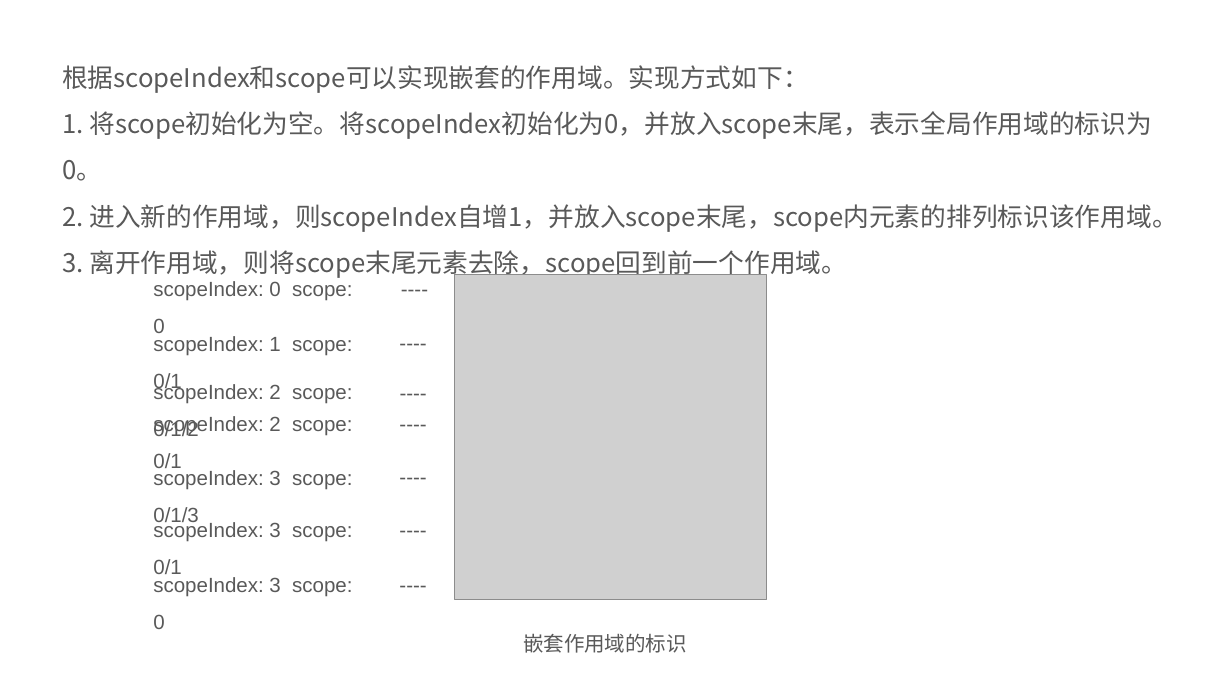
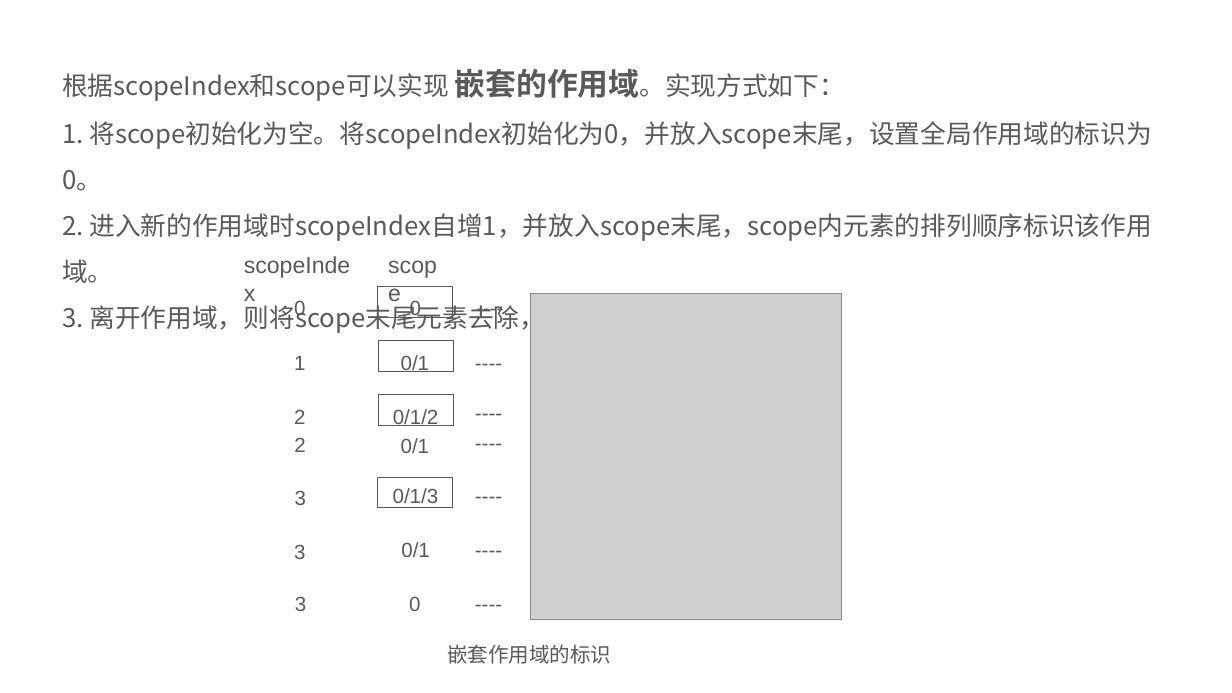
Before and after one commit to kkli28/cc, a slide deck: slide 14 of 论文相关/答辩ppt.pptx (slide 12 before the commit). Drawn at 1232x693 pixels with LibreOffice and Linux fonts; fonts in the diff are those of the drawing; grey boxes stand for pictures. Boxes give left, top, right and bottom in pixels: in the first picture for what was removed or moved away, otherwise in the second. Text is boxed around its words. In the diff, an @@ line names an element or a change of style, - is before the commit and + after.

```diff
--- a/论文相关/答辩ppt.pptx
+++ b/论文相关/答辩ppt.pptx
@@ text at (x1=62, y1=69, x2=1152, y2=283): text changed @@
-根据scopeIndex和scope可以实现嵌套的作用域。实现方式如下：
-1. 将scope初始化为空。将scopeIndex初始化为0，并放入scope末尾，表示全局作用域的标识为0。
-2. 进入新的作用域，则scopeIndex自增1，并放入scope末尾，scope内元素的排列标识该作用域。
+根据scopeIndex和scope可以实现 嵌套的作用域。实现方式如下：
+1. 将scope初始化为空。将scopeIndex初始化为0，并放入scope末尾，设置全局作用域的标识为0。
+2. 进入新的作用域时scopeIndex自增1，并放入scope末尾，scope内元素的排列顺序标识该作用域。
@@ text added at (x1=235, y1=246, x2=363, y2=283), 18 pt, text #595959 @@
+scopeIndex
@@ text added at (x1=379, y1=246, x2=455, y2=283), 18 pt, text #595959 @@
+scope
@@ rectangle added at (x1=378, y1=287, x2=453, y2=317), outline #595959 0.5 pt @@
@@ 7 texts, 1 picture moved together from (x1=391, y1=260, x2=766, y2=602) to (x1=466, y1=279, x2=842, y2=621) @@
@@ text at (x1=294, y1=301, x2=305, y2=320): text changed @@
-scopeIndex: 0 scope: 0
+0
@@ text added at (x1=410, y1=301, x2=421, y2=319), 16 pt, text #595959 @@
+0
@@ text added at (x1=294, y1=356, x2=305, y2=370), 16 pt, text #595959 @@
+1
@@ rectangle added at (x1=378, y1=341, x2=453, y2=372), outline #595959 0.5 pt @@
@@ text at (x1=401, y1=355, x2=429, y2=372): text changed @@
-scopeIndex: 1 scope: 0/1
+0/1
@@ text added at (x1=294, y1=409, x2=305, y2=424), 16 pt, text #595959 @@
+2
@@ rectangle added at (x1=378, y1=395, x2=453, y2=425), outline #595959 0.5 pt @@
@@ text at (x1=393, y1=409, x2=439, y2=426): text changed @@
-scopeIndex: 2 scope: 0/1/2
+0/1/2
@@ text added at (x1=294, y1=437, x2=305, y2=452), 16 pt, text #595959 @@
+2
@@ text at (x1=401, y1=438, x2=429, y2=453): text changed @@
-scopeIndex: 2 scope: 0/1
+0/1
@@ rectangle added at (x1=378, y1=477, x2=453, y2=507), outline #595959 0.5 pt @@
@@ text added at (x1=295, y1=490, x2=306, y2=505), 16 pt, text #595959 @@
+3
@@ text at (x1=393, y1=488, x2=439, y2=508): text changed @@
-scopeIndex: 3 scope: 0/1/3
+0/1/3
@@ text removed at (x1=153, y1=521, x2=352, y2=574) @@
-scopeIndex: 3 scope: 0
@@ text added at (x1=294, y1=544, x2=305, y2=559), 16 pt, text #595959 @@
+3
@@ text at (x1=401, y1=542, x2=429, y2=557): text changed @@
-scopeIndex: 3 scope: 0/1
+0/1
@@ text added at (x1=295, y1=596, x2=306, y2=611), 16 pt, text #595959 @@
+3
@@ text added at (x1=409, y1=596, x2=420, y2=611), 16 pt, text #595959 @@
+0
@@ text "嵌套作用域的标识" moved from (x1=523, y1=633, x2=687, y2=653) to (x1=447, y1=644, x2=611, y2=664) @@
```
Also in this commit, not shown: 5 other slides changed, 5 slides added, 1 other file.
